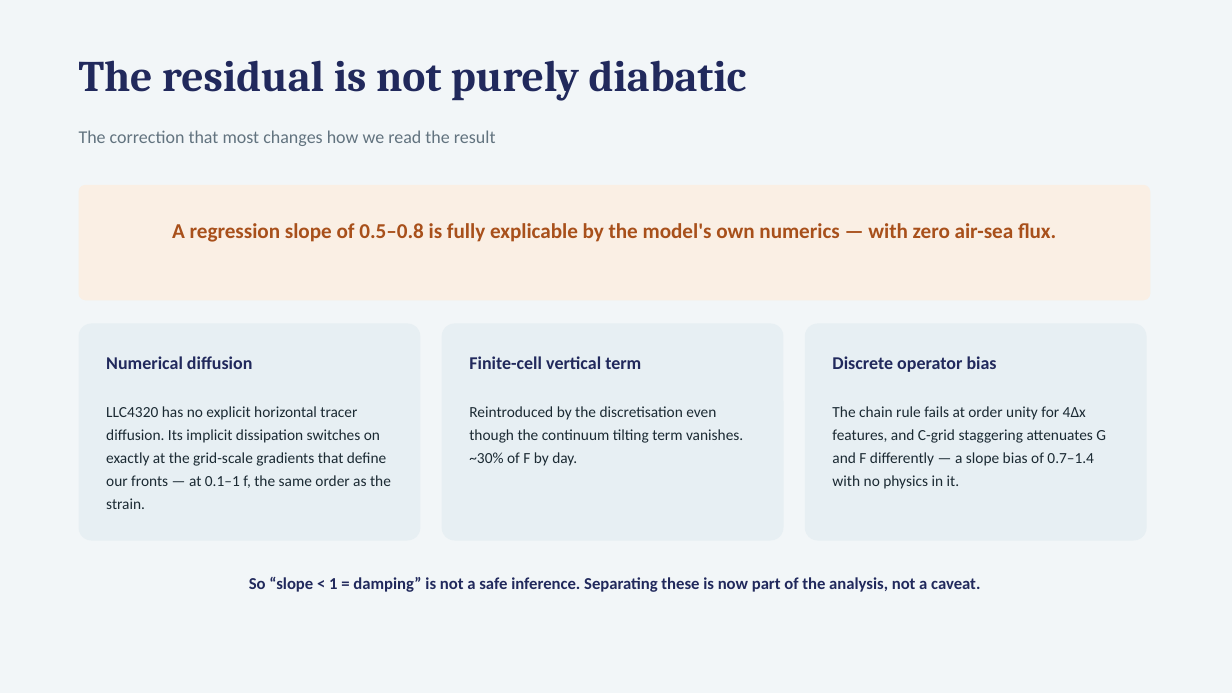
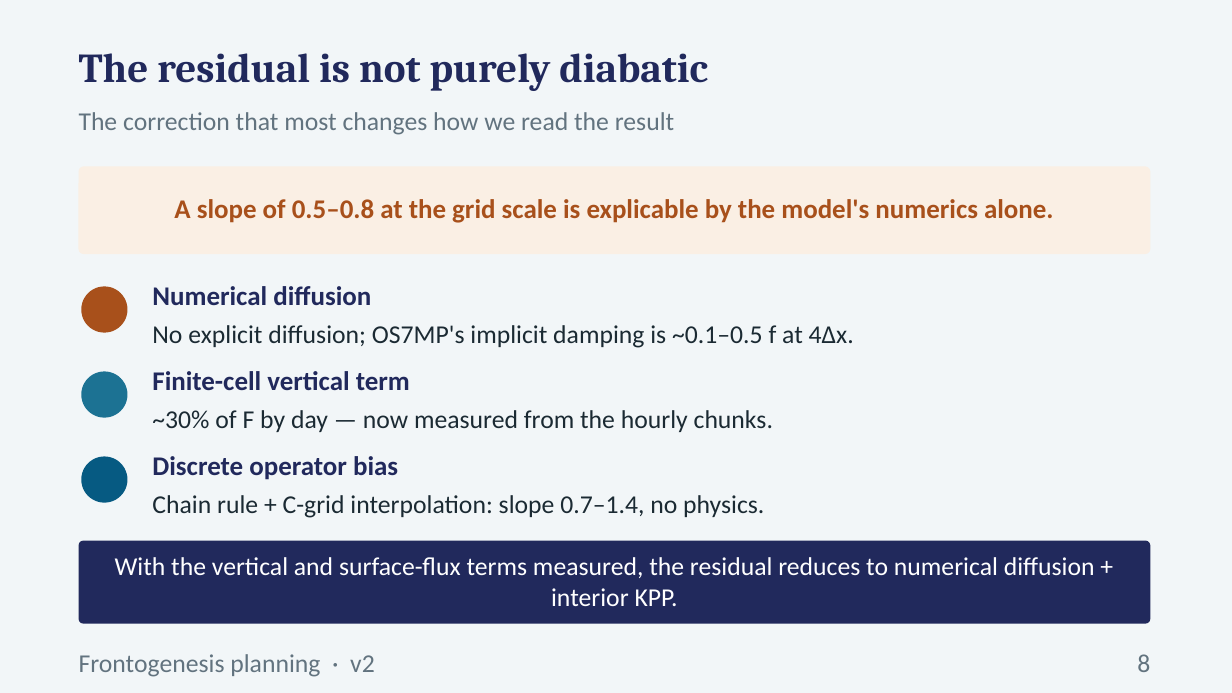
Before and after one commit to Sea-Meets-the-Stars/fronts, a slide deck: slide 8 of dev/frontogenesis/deck/Frontogenesis_Planning.pptx. Drawn at 1232x693 pixels with LibreOffice and Linux fonts; fonts in the diff are those of the drawing. Boxes give left, top, right and bottom in pixels: in the first picture for what was removed or moved away, otherwise in the second. Text is boxed around its words. In the diff, an @@ line names an element or a change of style, - is before the commit and + after.

```diff
--- a/dev/frontogenesis/deck/Frontogenesis_Planning.pptx
+++ b/dev/frontogenesis/deck/Frontogenesis_Planning.pptx
@@ text "The residual is not purely ...": place and size @@
-text "The residual is not purely ..." at [79, 60, 747, 101]
+text "The residual is not purely ..." at [79, 53, 708, 91]
@@ text "The residual is not purely ..." at [79, 53, 708, 91]: size 34 to 32 pt; line spacing 1 to 1.05; less space between paragraphs @@
@@ text "The correction that most changes ...": place and size @@
-text "The correction that most changes ..." at [79, 130, 496, 146]
+text "The correction that most changes ..." at [79, 112, 674, 135]
@@ text "The correction that most changes ..." at [79, 112, 674, 135]: size 14 to 20 pt; line spacing 1 to 1.05 @@
@@ rounded rectangle: place and size @@
-rounded rectangle at [79, 185, 1151, 300]
+rounded rectangle at [79, 166, 1151, 254]
@@ text at [174, 199, 1054, 223]: text changed; size 16.5 to 21 pt @@
-A regression slope of 0.5–0.8 is fully explicable by the model's own numerics — with zero air-sea flux.
+A slope of 0.5–0.8 at the grid scale is explicable by the model's numerics alone.
@@ ellipse added at [81, 287, 128, 333], fill #A8501B @@
@@ text "Numerical diffusion": place and size @@
-text "Numerical diffusion" at [106, 356, 252, 369]
+text "Numerical diffusion" at [152, 286, 371, 305]
@@ rounded rectangle removed at [79, 323, 421, 541] @@
@@ text added at [152, 325, 854, 348], 20 pt, text #1B2A33 @@
+No explicit diffusion; OS7MP's implicit damping is ~0.1–0.5 f at 4Δx.
@@ rounded rectangle removed at [442, 323, 784, 541] @@
@@ rounded rectangle removed at [805, 323, 1147, 541] @@
@@ ellipse added at [81, 372, 128, 418], fill #1C7293 @@
@@ text "Finite-cell vertical term": place and size @@
-text "Finite-cell vertical term" at [469, 356, 641, 369]
+text "Finite-cell vertical term" at [152, 371, 410, 390]
@@ text removed at [106, 406, 391, 509] @@
-LLC4320 has no explicit horizontal tracer diffusion. Its implicit dissipation switches on exactly at the grid-scale gradients that define our fronts — at 0.1–1 f, the same order as the strain.
@@ text added at [152, 410, 773, 432], 20 pt, text #1B2A33 @@
+~30% of F by day — now measured from the hourly chunks.
@@ text removed at [469, 406, 743, 466] @@
-Reintroduced by the discretisation even though the continuum tilting term vanishes. ~30% of F by day.
@@ text removed at [832, 406, 1106, 489] @@
-The chain rule fails at order unity for 4Δx features, and C-grid staggering attenuates G and F differently — a slope bias of 0.7–1.4 with no physics in it.
@@ size 14 to 21 pt; line spacing 1 to 1.05 in 3 elements at [152, 371, 410, 390], [152, 286, 371, 305], [152, 456, 398, 480] @@
@@ text "Discrete operator bias": place and size @@
-text "Discrete operator bias" at [832, 356, 997, 372]
+text "Discrete operator bias" at [152, 456, 398, 480]
@@ ellipse added at [81, 457, 128, 503], fill #065A82 @@
@@ text added at [152, 495, 764, 518], 20 pt, text #1B2A33 @@
+Chain rule + C-grid interpolation: slope 0.7–1.4, no physics.
@@ rounded rectangle added at [79, 541, 1151, 624], fill #21295C @@
@@ text added at [115, 557, 1095, 606], 20 pt, text #FFFFFF @@
+With the vertical and surface-flux terms measured, the residual reduces to numerical diffusion + interior KPP.
@@ text removed at [249, 577, 980, 592] @@
-So “slope < 1 = damping” is not a safe inference. Separating these is now part of the analysis, not a caveat.
@@ text added at [79, 654, 375, 677], 20 pt, text #62737F @@
+Frontogenesis planning · v2
@@ text added at [1137, 654, 1150, 672], 20 pt, text #62737F @@
+8
```
Also in this commit, not shown: 8 other slides changed, 8 slides added, 4 slides removed, 3 other files.
